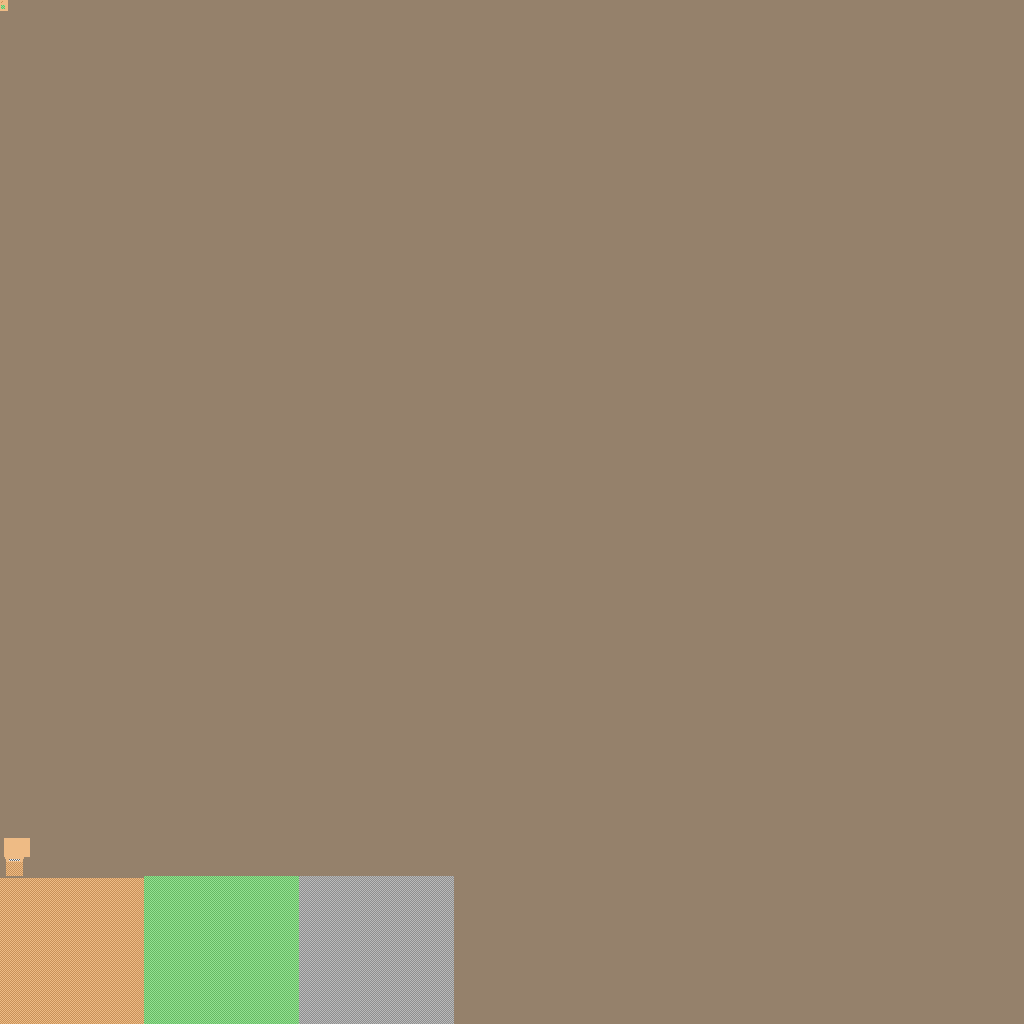
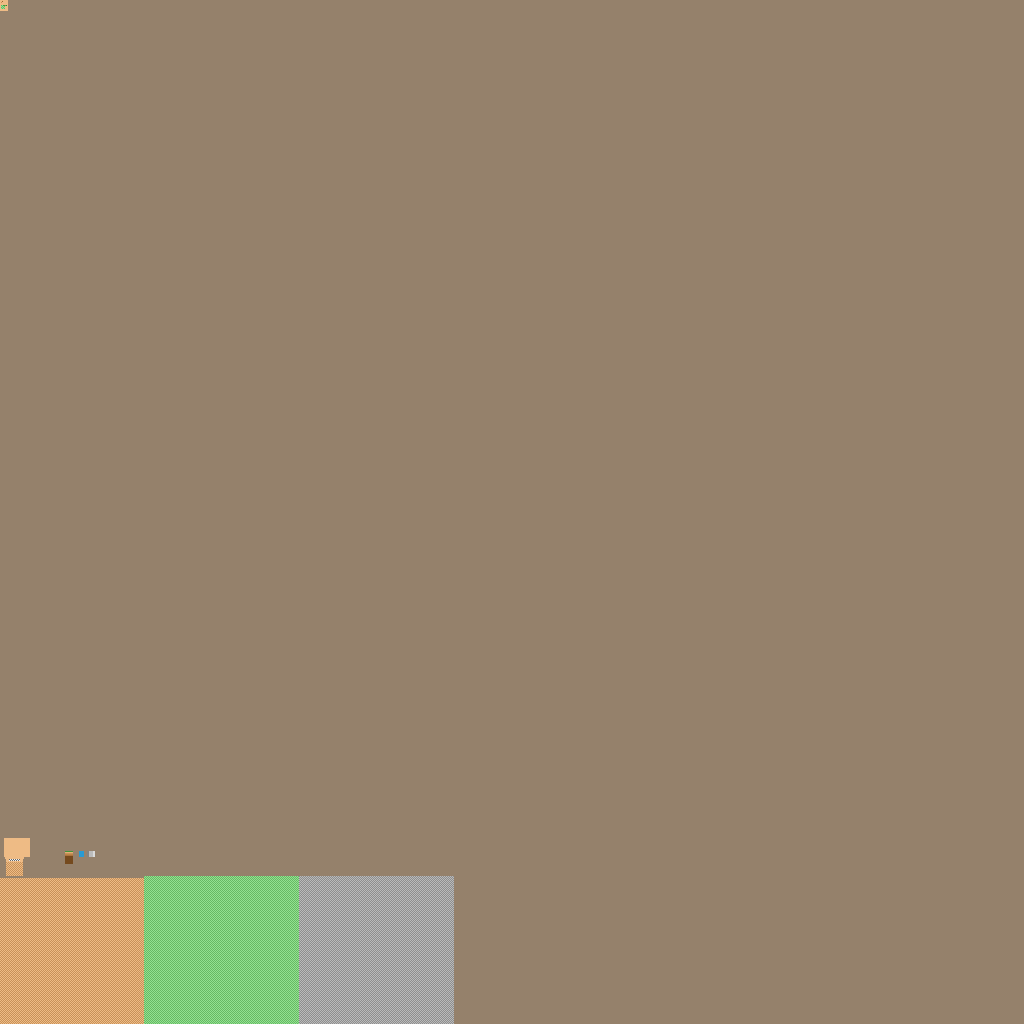
Two versions of the same layered image (1024x1024). Layer-by-layer changes:
painted on "Background" over (x1=2, y1=1, x2=95, y2=864)
